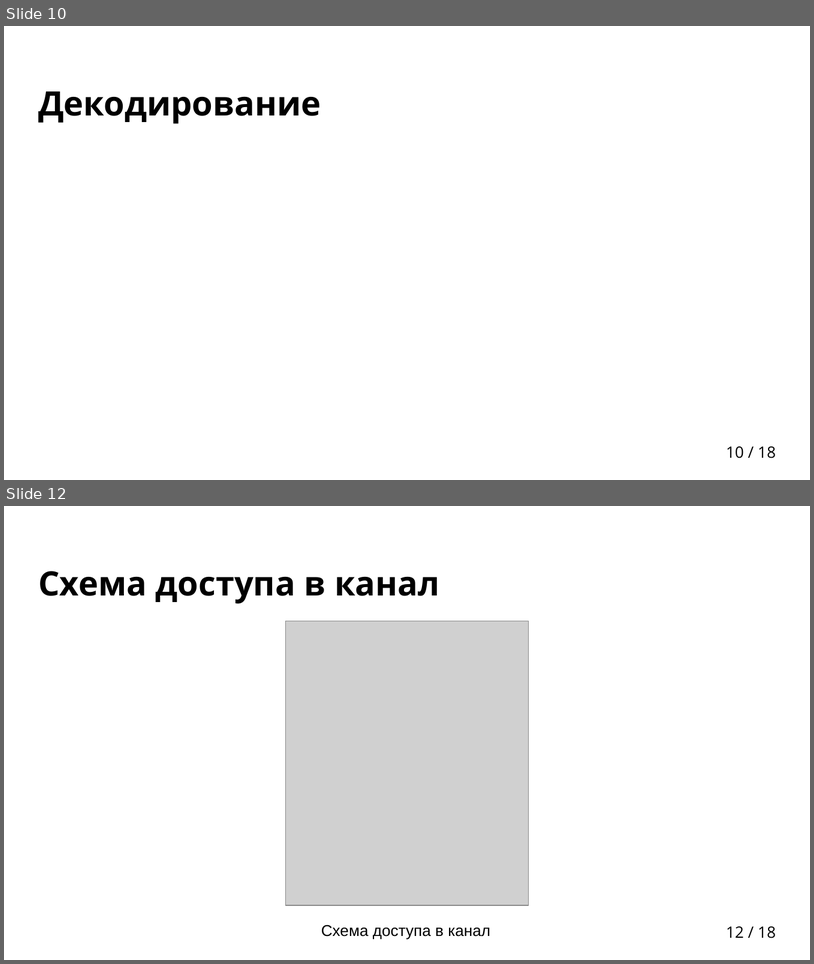
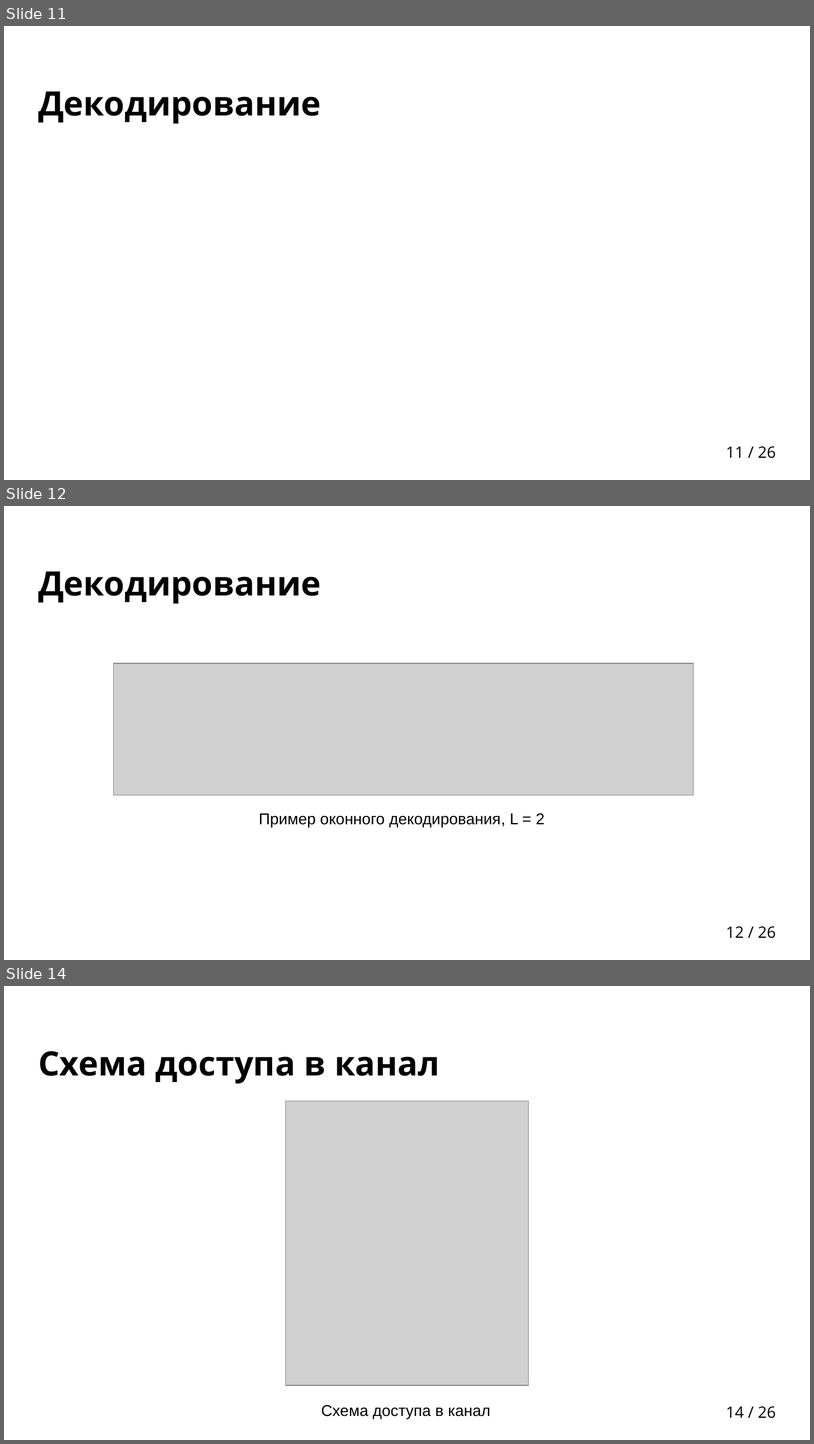
Before and after one commit to egalkin/bachelors_diploma, a slide deck: docs/presentation.pptx. Shown one above the other, each under a label of ours: slides 10 and 12 before the commit, slides 11, 12 and 14 after it; the slides between them are not shown. The pictures are 814x964 and 814x1444 pixels, drawn with LibreOffice and Linux fonts; fonts in the diff are those of the drawing; grey boxes stand for pictures; background and template pictures are left out. Boxes give left, top, right and bottom in pixels: in the first picture for what was removed or moved away, otherwise in the second. Text is boxed around its words. In the diff, an @@ line names an element or a change of style, - is before the commit and + after.

```diff
--- a/docs/presentation.pptx
+++ b/docs/presentation.pptx
@@ slide 12 added at bbox=[4, 506, 810, 960], background picture (left out); not listed: 1 template element that a slide beside it also shows @@
@@ title added at bbox=[38, 571, 321, 604], 30 pt, text #000000, bold @@
+Декодирование
@@ picture added at bbox=[114, 663, 693, 795] @@
@@ text added at bbox=[259, 813, 545, 828], 14 pt, text #000000 @@
+Пример оконного декодирования, L = 2
@@ what was slide 10 is now slide 11 @@
@@ page number at bbox=[726, 446, 776, 458]: text changed @@
-10 / 18
+11 / 26
@@ what was slide 12 is now slide 14 @@
@@ page number at bbox=[726, 1406, 776, 1418]: text changed @@
-12 / 18
+14 / 26
```
Also in this commit, not shown: 7 slides changed, 8 other slides added, 1 slide removed, 1 other file.
